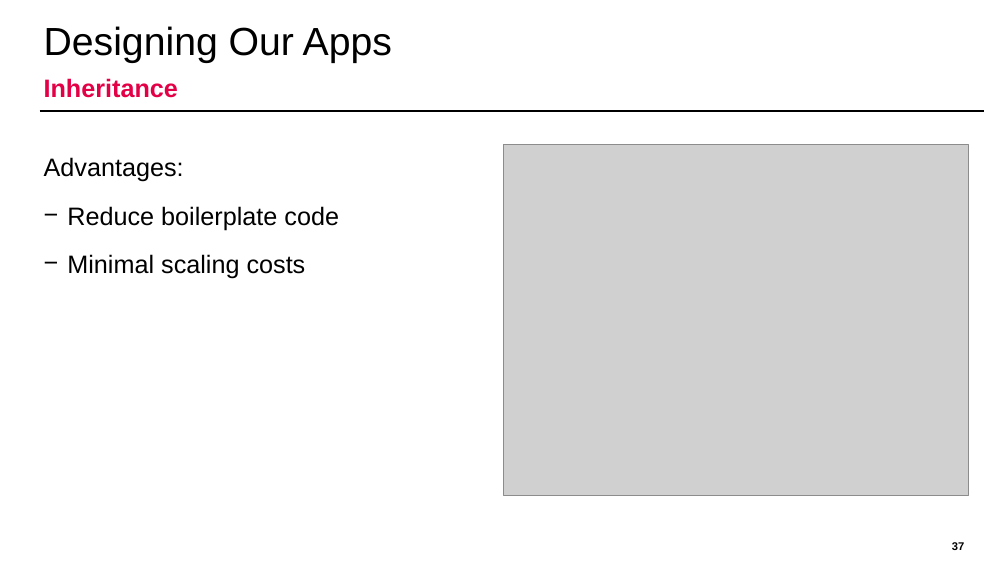
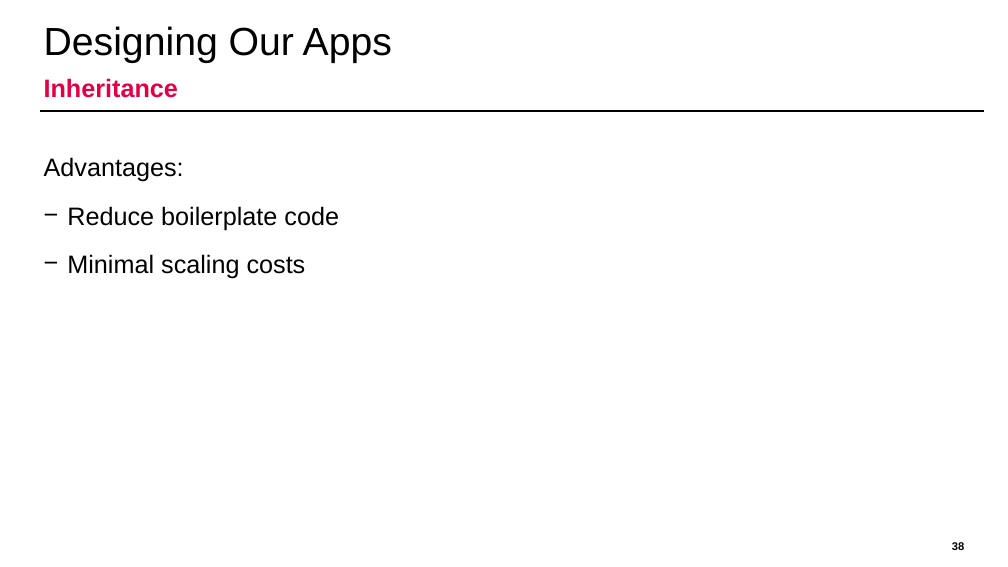
Before and after one commit to domi-cmd/Reference_Application_for_OWASP_MASTG, a slide deck: slide 38 of dev_documents/presentation/ba_thesis_presentation_kronig.pptx (slide 37 before the commit). Drawn at 1008x567 pixels with LibreOffice and Linux fonts; fonts in the diff are those of the drawing; grey boxes stand for pictures; background and template pictures are left out. Boxes give left, top, right and bottom in pixels: in the first picture for what was removed or moved away, otherwise in the second. Text is boxed around its words. In the diff, an @@ line names an element or a change of style, - is before the commit and + after.

```diff
--- a/dev_documents/presentation/ba_thesis_presentation_kronig.pptx
+++ b/dev_documents/presentation/ba_thesis_presentation_kronig.pptx
@@ picture removed at bbox=[504, 145, 969, 496] @@
@@ page number at bbox=[952, 541, 964, 552]: text changed @@
-37
+38
```
Also in this commit, not shown: 8 other slides changed, 1 slide added, 3 other files.
